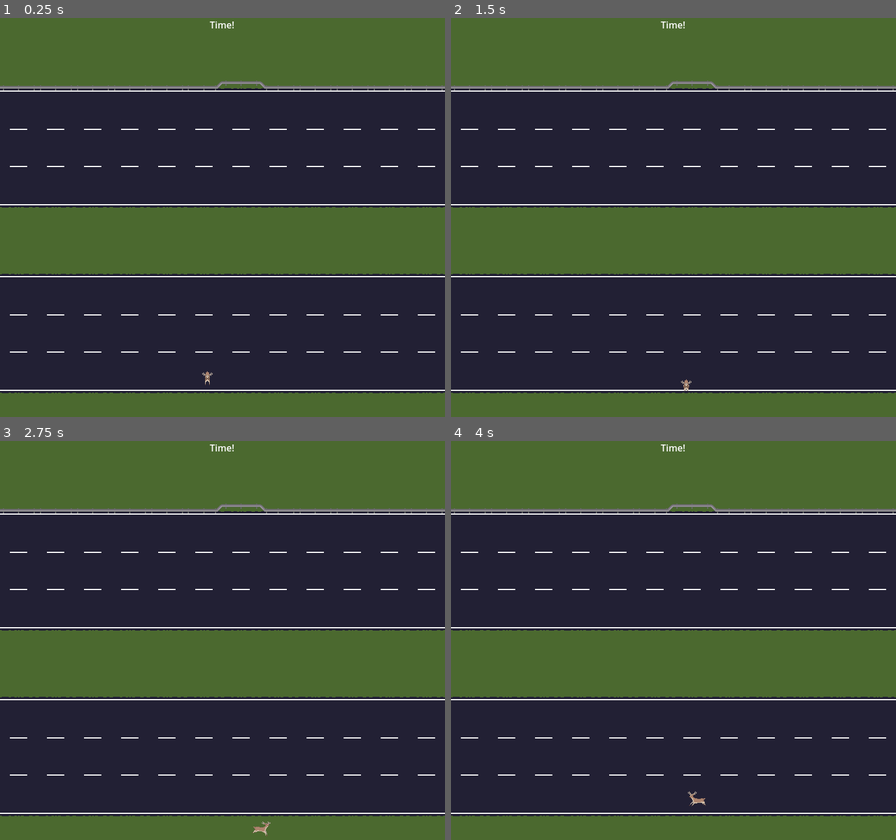
Above: before the commit, frames 1-4 (two rows, left to right).
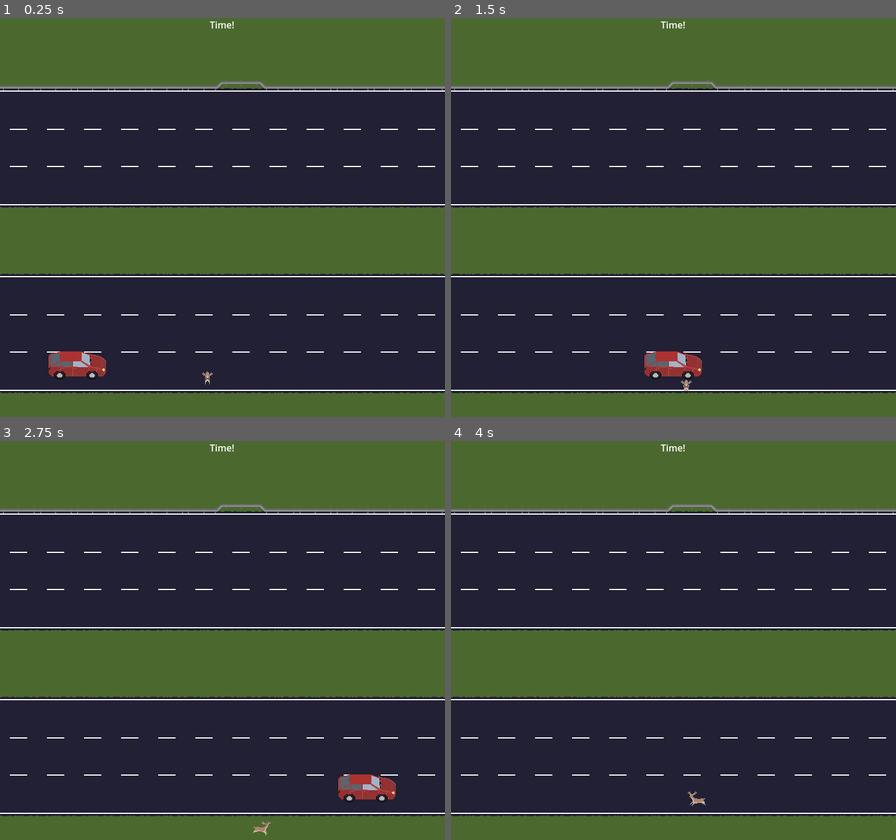
Above: after the commit, the same moments.

Repository: Pedro-T/deer-in-the-headlights
Game: Godot game, scene res://Main.tscn
Two runs of this game, one before a commit and one after it. Both use one fixed random seed, a clock stepped at 60 frames per second and the inputs below.
Inputs:
- Up to frame 1 (0.25 s): no input
- Up to frame 2 (1.5 s): hold D (move_right) 0.53-1.28 s; hold S (move_down) from 1.28 s (still down)
- Up to frame 3 (2.75 s): release S (move_down) at 2.03 s; hold D (move_right) from 2.03 s (still down)
- Up to frame 4 (4 s): release D (move_right) at 2.78 s; hold W (move_up) 2.78-3.53 s; hold A (move_left) from 3.53 s (still down)

The runs differ from the first frame. In frame 1, 0.7% of the frame differs, in the area x 10-24%, y 83-91%; in frame 2, 0.7%; in frame 3, 0.7%; in frame 4, nothing differs.

Commit message:
add vehicle player hit function, add GameManager autoload, remove print, fix type hint, fix default state

Diff:
--- a/deer-in-the-headlights/Main.tscn
+++ b/deer-in-the-headlights/Main.tscn
@@ -1,9 +1,10 @@
-[gd_scene load_steps=7 format=4 uid="uid://bp61fiomhwsy8"]
+[gd_scene load_steps=8 format=4 uid="uid://bp61fiomhwsy8"]
 
 [ext_resource type="TileSet" uid="uid://c4yumyregri21" path="res://stage/tiles/stage_tiles.tres" id="1_glv2v"]
 [ext_resource type="Script" uid="uid://b8mu1jcyysejf" path="res://main.gd" id="1_uu6xs"]
 [ext_resource type="PackedScene" uid="uid://dpkybo5lwe4s1" path="res://stage/No Go Area.tscn" id="3_cm0pq"]
 [ext_resource type="PackedScene" uid="uid://d1po75xlbba11" path="res://player/Player.tscn" id="3_r0du0"]
+[ext_resource type="PackedScene" uid="uid://6plrihs40fr2" path="res://vehicle/Vehicle.tscn" id="4_fos0i"]
 
 [sub_resource type="RectangleShape2D" id="RectangleShape2D_cm0pq"]
 resource_local_to_scene = true
@@ -46,12 +47,15 @@
 position = Vector2(602, 0)
 shape = SubResource("RectangleShape2D_fos0i")
 
+[node name="VehicleContainer" type="Node" parent="Stage"]
+
+[node name="Vehicle" parent="Stage/VehicleContainer" instance=ExtResource("4_fos0i")]
+position = Vector2(80, 596)
+
 [node name="PlayerContainer" type="Node" parent="Stage"]
 
 [node name="Player" parent="Stage/PlayerContainer" instance=ExtResource("3_r0du0")]
 position = Vector2(358, 618)
-
-[node name="VehicleContainer" type="Node" parent="Stage"]
 
 [node name="ForegroundRenderOver" type="TileMapLayer" parent="Stage"]
 
@@ -61,5 +65,7 @@
 text = "Time!"
 horizontal_alignment = 1
 
+[connection signal="body_entered" from="Stage/VehicleContainer/Vehicle" to="Stage/VehicleContainer/Vehicle" method="_on_body_entered"]
+
 [editable path="Stage/WorldColliders/NoGoArea"]
 [editable path="Stage/WorldColliders/NoGoArea2"]
--- /dev/null
+++ b/deer-in-the-headlights/game_manager.gd
@@ -0,0 +1,8 @@
+extends Node
+
+func game_over(ending: GameEnding) -> void:
+    print("triggered")
+
+enum GameEnding {
+    RUN_OVER
+}
--- a/deer-in-the-headlights/player/Player.tscn
+++ b/deer-in-the-headlights/player/Player.tscn
@@ -12,7 +12,7 @@
 
 [node name="AnimatedSprite2D" type="AnimatedSprite2D" parent="."]
 sprite_frames = ExtResource("2_wnvi2")
-animation = &"IDLE_NORTH"
+animation = &"IDLE_WEST"
 autoplay = "IDLE_SOUTH"
 
 [node name="CollisionShape2D" type="CollisionShape2D" parent="."]
--- a/deer-in-the-headlights/player/player.gd
+++ b/deer-in-the-headlights/player/player.gd
@@ -1,7 +1,7 @@
 class_name Player extends CharacterBody2D
 
 const MOVE_SPEED: float = 64.0 # pixels per second
-const STATE_DOWNGRADE_MAP: Dictionary[PlayerState, PlayerState] = {
+const STATE_DOWNGRADE_MAP: Dictionary = {
     PlayerState.RUN_NORTH: PlayerState.IDLE_NORTH,
     PlayerState.RUN_EAST: PlayerState.IDLE_EAST,
     PlayerState.RUN_WEST: PlayerState.IDLE_WEST,
@@ -21,9 +21,7 @@
     if state != prev_state:
         _update_animation()
     velocity = velocity.normalized() * MOVE_SPEED * delta
-    var collision: KinematicCollision2D = move_and_collide(velocity)
-    if collision:
-        print("poof")
+    var _collision: KinematicCollision2D = move_and_collide(velocity)
 
 func _update_movement_state() -> void:
     velocity = Vector2.ZERO
@@ -42,7 +40,7 @@
     elif velocity.x != 0:
         state = PlayerState.RUN_EAST if velocity.x == 1 else PlayerState.RUN_WEST
     else:
-        state = STATE_DOWNGRADE_MAP.get(state, PlayerState.IDLE_SOUTH)
+        state = STATE_DOWNGRADE_MAP.get(state, state)
 
 func _update_animation() -> void:
     $AnimatedSprite2D.play(_state_name(state))
--- a/deer-in-the-headlights/project.godot
+++ b/deer-in-the-headlights/project.godot
@@ -14,6 +14,10 @@
 run/main_scene="uid://bp61fiomhwsy8"
 config/features=PackedStringArray("4.5", "GL Compatibility")
 config/icon="res://icon.svg"
+
+[autoload]
+
+GameManager="*res://game_manager.gd"
 
 [debug]
 
Not shown, added: deer-in-the-headlights/game_manager.gd.uid
